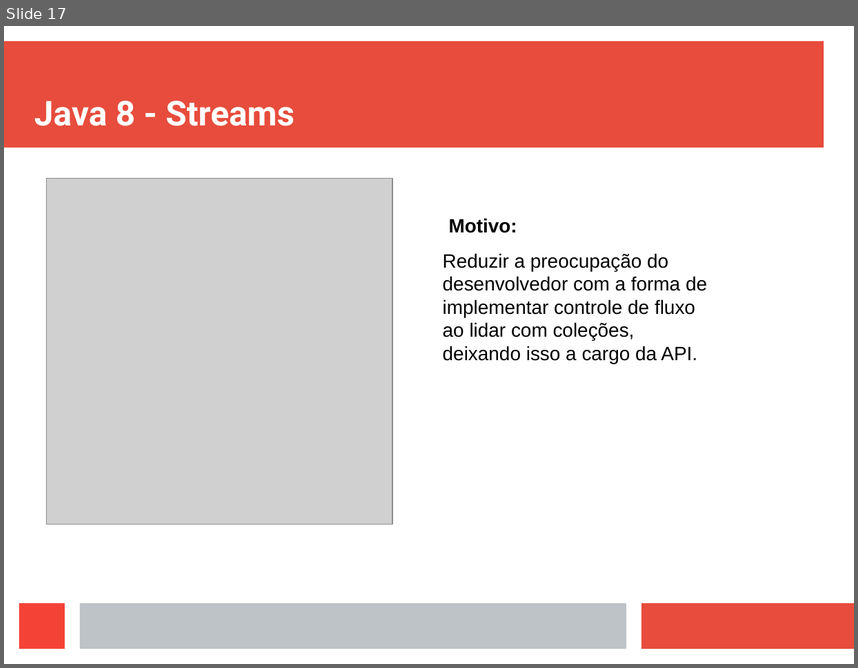
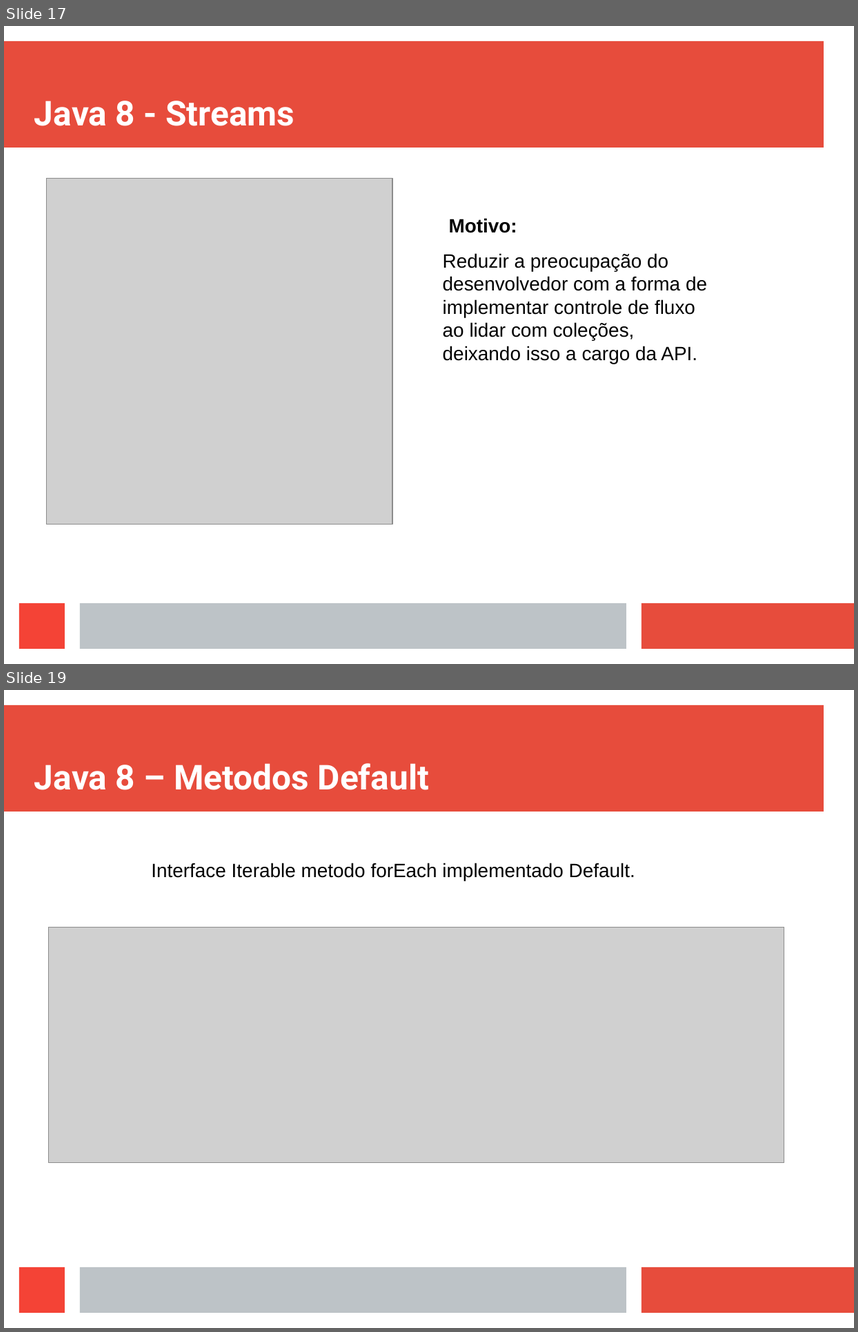
Before and after one commit to viniciusFortti/test, a slide deck: Apresentação/ApresentaçãoTerceiraSemana.odp. Shown one above the other, each under a label of ours: slide 17 before the commit, slides 17 and 19 after it; the slides between them are not shown. The pictures are 858x668 and 858x1332 pixels, drawn with LibreOffice and Linux fonts; fonts in the diff are those of the drawing; grey boxes stand for pictures. Boxes give left, top, right and bottom in pixels: in the first picture for what was removed or moved away, otherwise in the second. Text is boxed around its words. In the diff, an @@ line names an element or a change of style, - is before the commit and + after.

```diff
--- a/Apresentação/ApresentaçãoTerceiraSemana.odp
+++ b/Apresentação/ApresentaçãoTerceiraSemana.odp
@@ slide 19 added at box(4, 690, 854, 1328), background #FFFFFF; not listed: 4 template elements that a slide beside it also shows @@
@@ title added at box(34, 763, 429, 790), 32 pt, text #FFFFFF, bold @@
+Java 8 – Metodos Default
@@ text added at box(151, 862, 635, 880), 18 pt, text #000000 @@
+Interface Iterable metodo forEach implementado Default.
@@ picture added at box(49, 927, 784, 1162) @@
```
Also in this commit, not shown: 1 slide changed, 3 other slides added, 14 other files.
